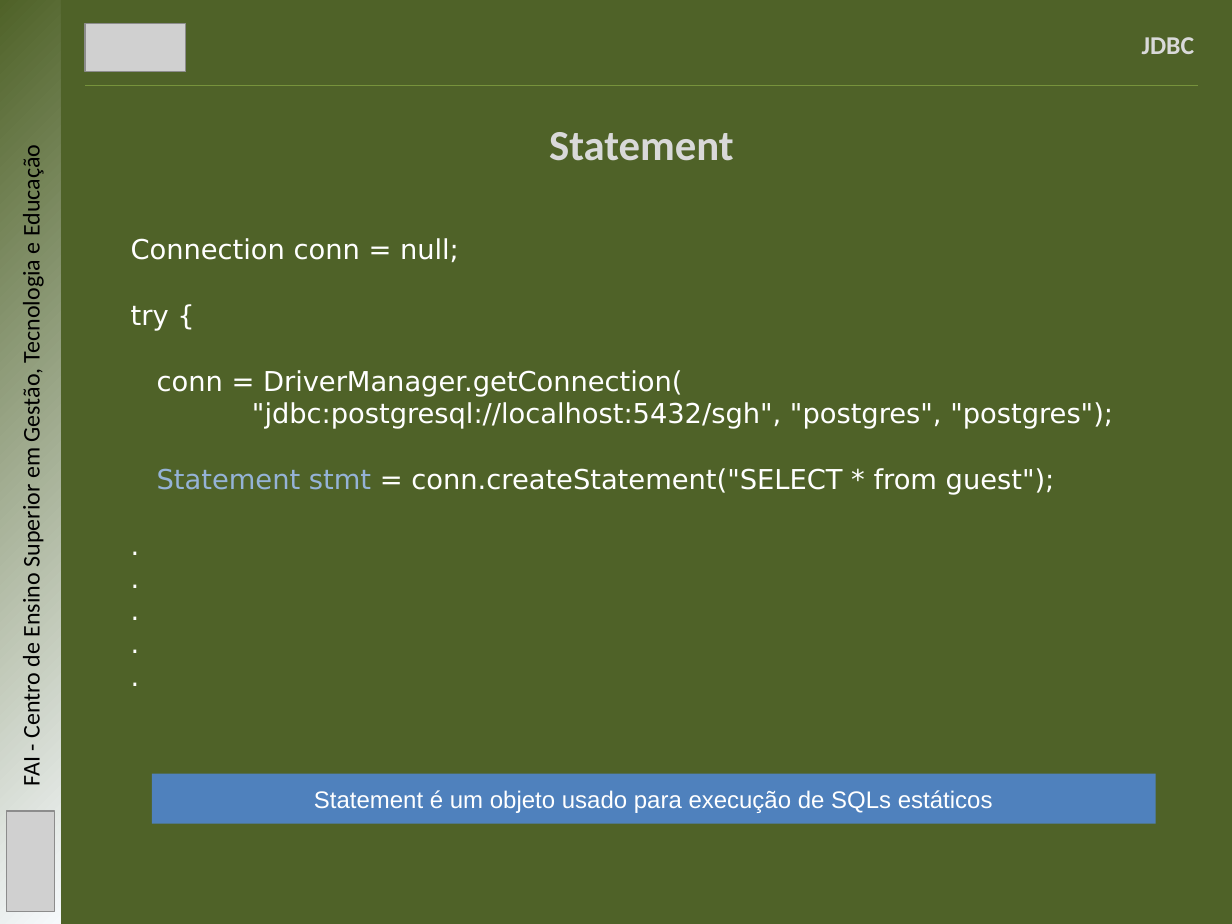
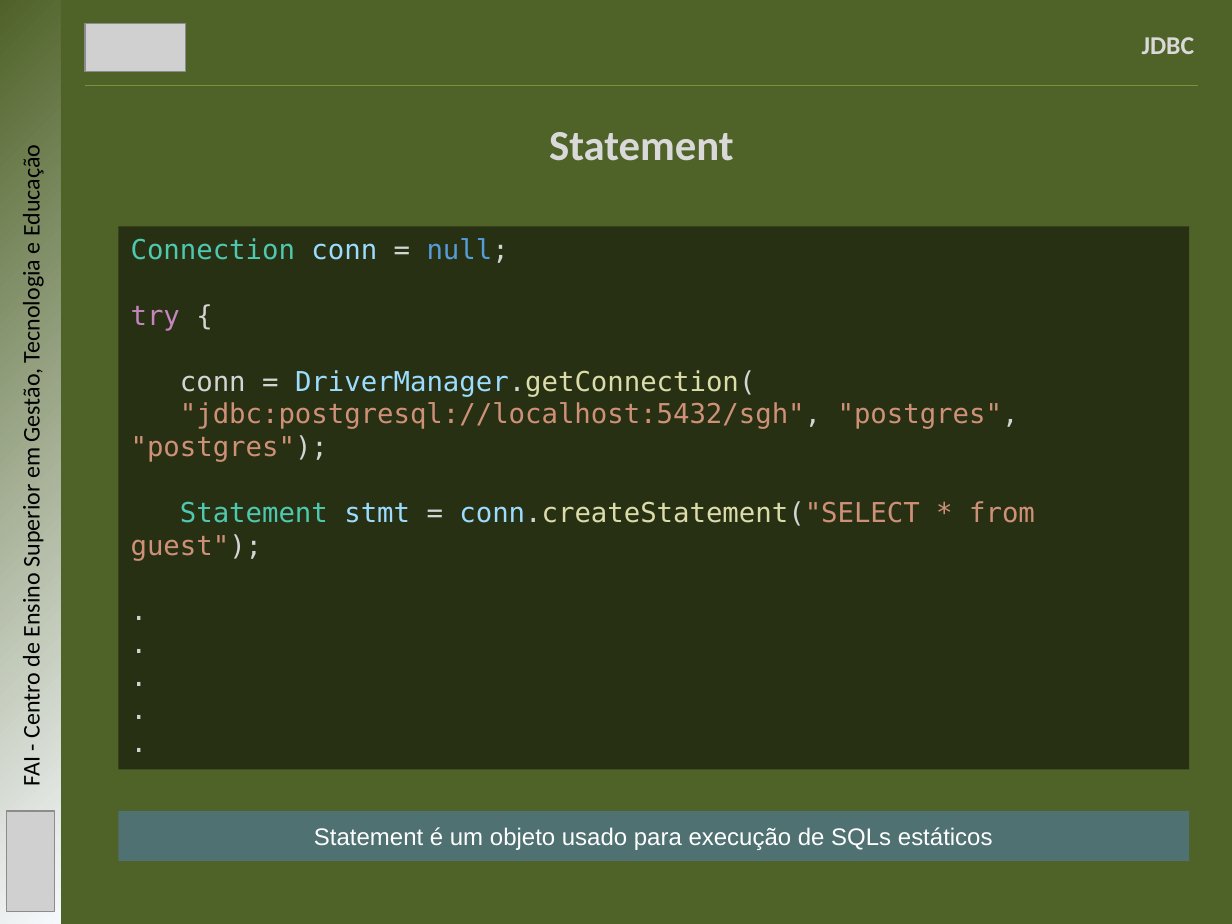
Before and after one commit to mbernardesp/lab-dev-software-sgh, a slide deck: slide 8 of slides/jdbc.pptx. Drawn at 1232x924 pixels with LibreOffice and Linux fonts; fonts in the diff are those of the drawing; grey boxes stand for pictures. Boxes give left, top, right and bottom in pixels: in the first picture for what was removed or moved away, otherwise in the second. Text is boxed around its words. In the diff, an @@ line names an element or a change of style, - is before the commit and + after.

```diff
--- a/slides/jdbc.pptx
+++ b/slides/jdbc.pptx
@@ rectangle "Connection conn = null;": place and size @@
-rectangle "Connection conn = null;" at <box>131,238,1113,495</box>
+rectangle "Connection conn = null;" at <box>118,227,1189,770</box>
@@ rectangle "Connection conn = null;" at <box>118,227,1189,770</box>: font DejaVu Sans to DejaVu Sans Mono; text colour #FFFFFF to #4EC9B0 in "Connection"; text colour #FFFFFF to #9CDCFE in "conn", "DriverManager.getConnection(", "conn.createStatement("SELECT"; text colour #FFFFFF to #D4D4D4 in "= null;", "{", "conn = DriverManager.getConnection(", ""jdbc:postgresql://localhost:5432/sgh", "postgres", "postgre ..." and 6 more places; text colour #FFFFFF to #569CD6 in "null;"; text colour #FFFFFF to #C586C0 in "try"; text colour #FFFFFF to #DCDCAA in "DriverManager.getConnection(", "conn.createStatement("SELECT"; text colour #FFFFFF to #CE9178 in ""jdbc:postgresql://localhost:5432/sgh", "postgres", "postgre ...", "conn.createStatement("SELECT * from guest");"; text colour #95B3D7 to #4EC9B0 in "Statement"; text colour #95B3D7 to #9CDCFE in "stmt"; fill none to #000000 at 50% opacity @@
@@ rectangle "Statement é um objeto usado ...": place and size @@
-rectangle "Statement é um objeto usado ..." at <box>152,774,1156,824</box>
+rectangle "Statement é um objeto usado ..." at <box>118,811,1189,861</box>
@@ rectangle "Statement é um objeto usado ..." at <box>118,811,1189,861</box>: fill #4F81BD to #4F81BD at 50% opacity @@
```
Also in this commit, not shown: 4 other slides changed, 29 other files.
